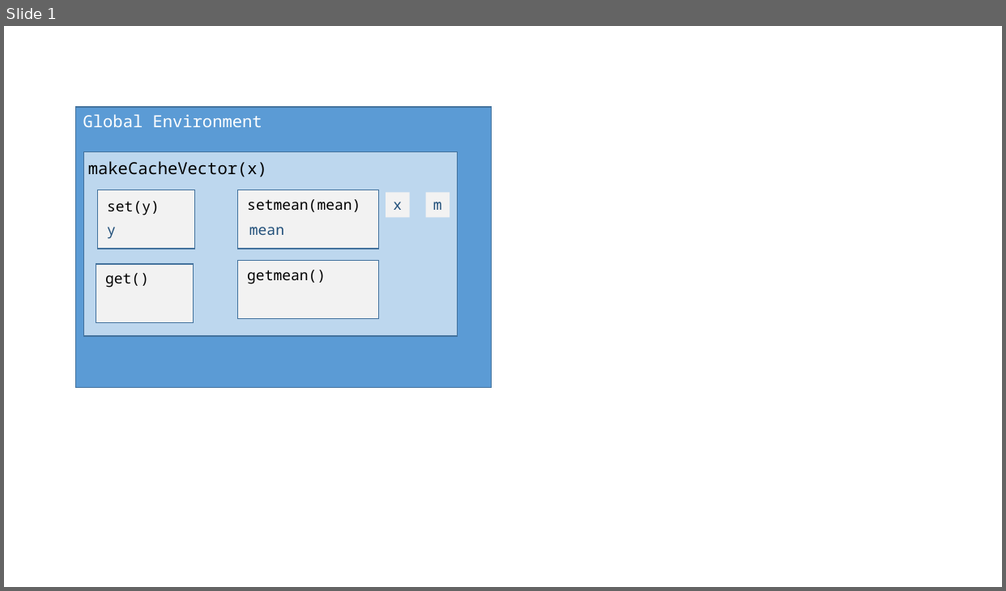
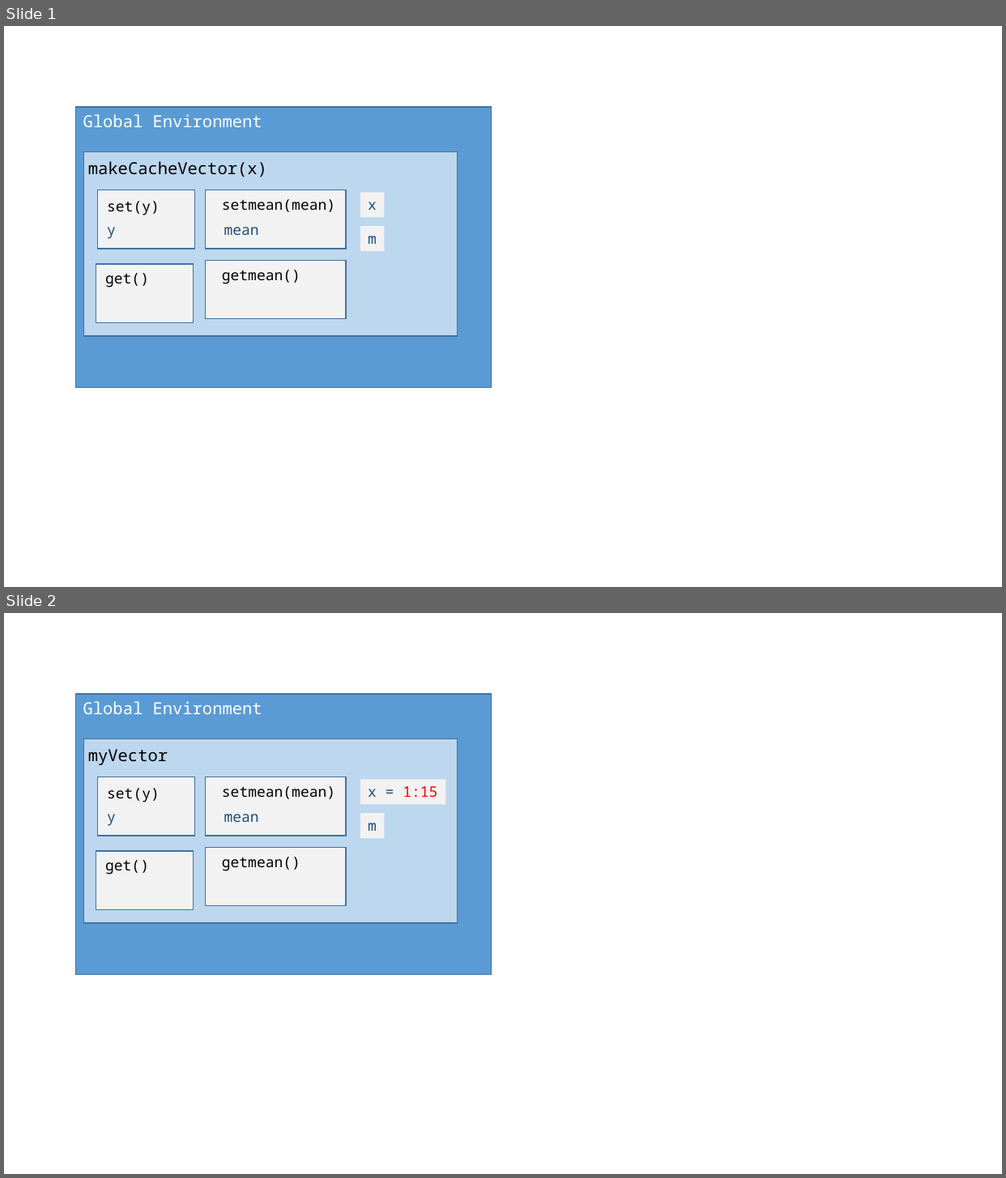
Before and after one commit to lgreski/datasciencectacontent, a slide deck: markdown/images/rprog-lexicalScopingDiagrams.pptx. Shown one above the other, each under a label of ours: slide 1 before the commit, slides 1 and 2 after it. The pictures are 1006x591 and 1006x1178 pixels, drawn with LibreOffice and Linux fonts; fonts in the diff are those of the drawing. Boxes give left, top, right and bottom in pixels: in the first picture for what was removed or moved away, otherwise in the second. Text is boxed around its words. In the diff, an @@ line names an element or a change of style, - is before the commit and + after.

```diff
--- a/markdown/images/rprog-lexicalScopingDiagrams.pptx
+++ b/markdown/images/rprog-lexicalScopingDiagrams.pptx
@@ slide 2 added at (x1=4, y1=613, x2=1002, y2=1174), background #FFFFFF @@
@@ rectangle added at (x1=76, y1=694, x2=492, y2=974), fill #5B9BD5, outline #43739E 1 pt @@
@@ text added at (x1=83, y1=701, x2=262, y2=714), 16 pt, text #FFFFFF @@
+Global Environment
@@ rectangle added at (x1=84, y1=739, x2=458, y2=924), fill #BDD7EE, outline #43739E 1 pt @@
@@ text added at (x1=88, y1=749, x2=168, y2=765), 16 pt, text #000000 @@
+myVector
@@ rectangle added at (x1=98, y1=777, x2=195, y2=835), fill #F2F2F2, outline #43739E 1 pt @@
@@ rectangle added at (x1=206, y1=777, x2=346, y2=835), fill #F2F2F2, outline #43739E 1 pt @@
@@ rectangle added at (x1=215, y1=779, x2=344, y2=805), fill #F2F2F2, 14 pt, text #000000 @@
+setmean(mean)
@@ rectangle added at (x1=360, y1=779, x2=445, y2=805), fill #F2F2F2, 14 pt, text #FF0000 @@
+x = 1:15
@@ text added at (x1=107, y1=788, x2=160, y2=803), 14 pt, text #000000 @@
+set(y)
@@ text added at (x1=107, y1=814, x2=116, y2=826), 14 pt, text #1F4E79 @@
+y
@@ text added at (x1=224, y1=814, x2=259, y2=822), 14 pt, text #1F4E79 @@
+mean
@@ rectangle added at (x1=360, y1=813, x2=385, y2=838), fill #F2F2F2, 14 pt, text #1F4E79 @@
+m
@@ rectangle added at (x1=96, y1=851, x2=194, y2=909), fill #F2F2F2, outline #43739E 1 pt @@
@@ rectangle added at (x1=98, y1=854, x2=157, y2=879), fill #F2F2F2, 14 pt, text #000000 @@
+get()
@@ rectangle added at (x1=206, y1=847, x2=346, y2=905), fill #F2F2F2, outline #43739E 1 pt @@
@@ rectangle added at (x1=215, y1=850, x2=309, y2=875), fill #F2F2F2, 14 pt, text #000000 @@
+getmean()
@@ slide 1 changed as well @@
@@ rectangle moved from (x1=237, y1=190, x2=378, y2=248) to (x1=206, y1=190, x2=346, y2=248) @@
@@ 3 rectangles, 1 text moved together from (x1=240, y1=192, x2=410, y2=288) to (x1=215, y1=192, x2=385, y2=288) @@
@@ rectangle "m" moved from (x1=426, y1=192, x2=450, y2=218) to (x1=360, y1=226, x2=385, y2=251) @@
@@ rectangle moved from (x1=237, y1=260, x2=378, y2=318) to (x1=206, y1=260, x2=346, y2=318) @@
```
Also in this commit, not shown: 1 other file.
